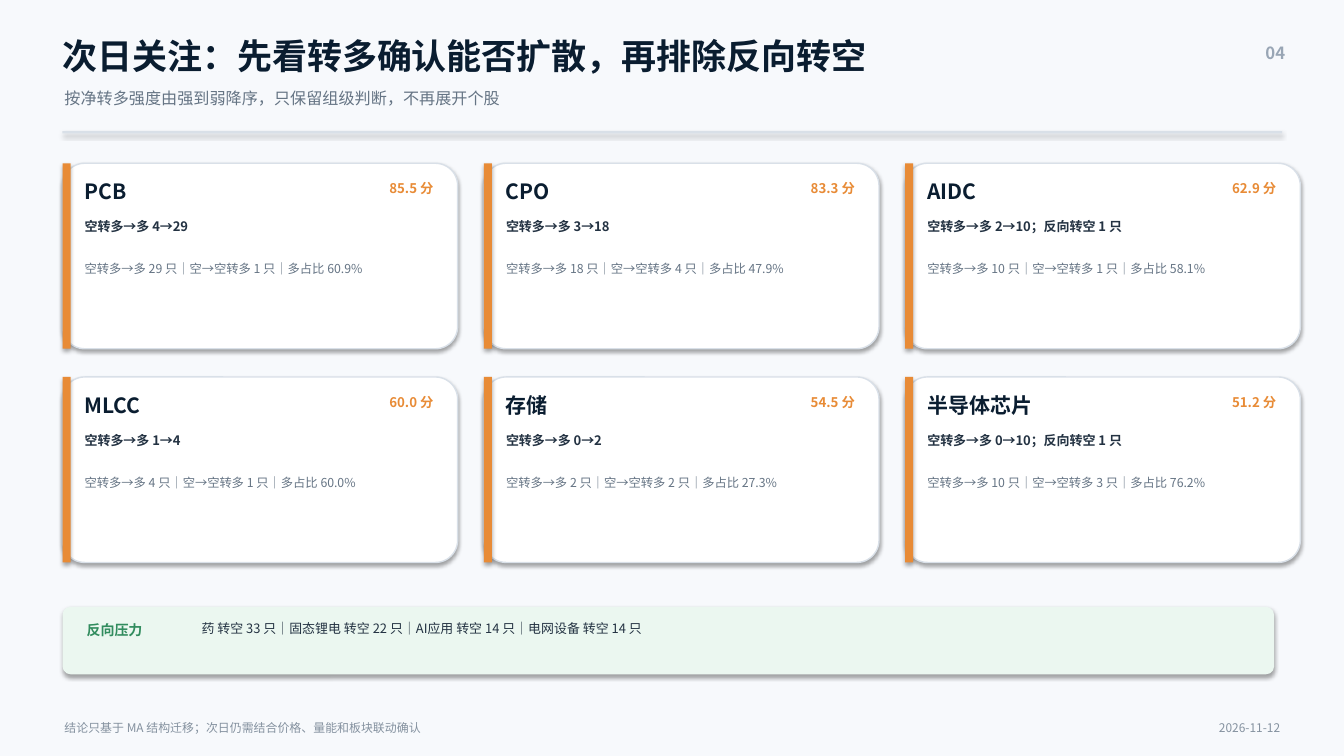
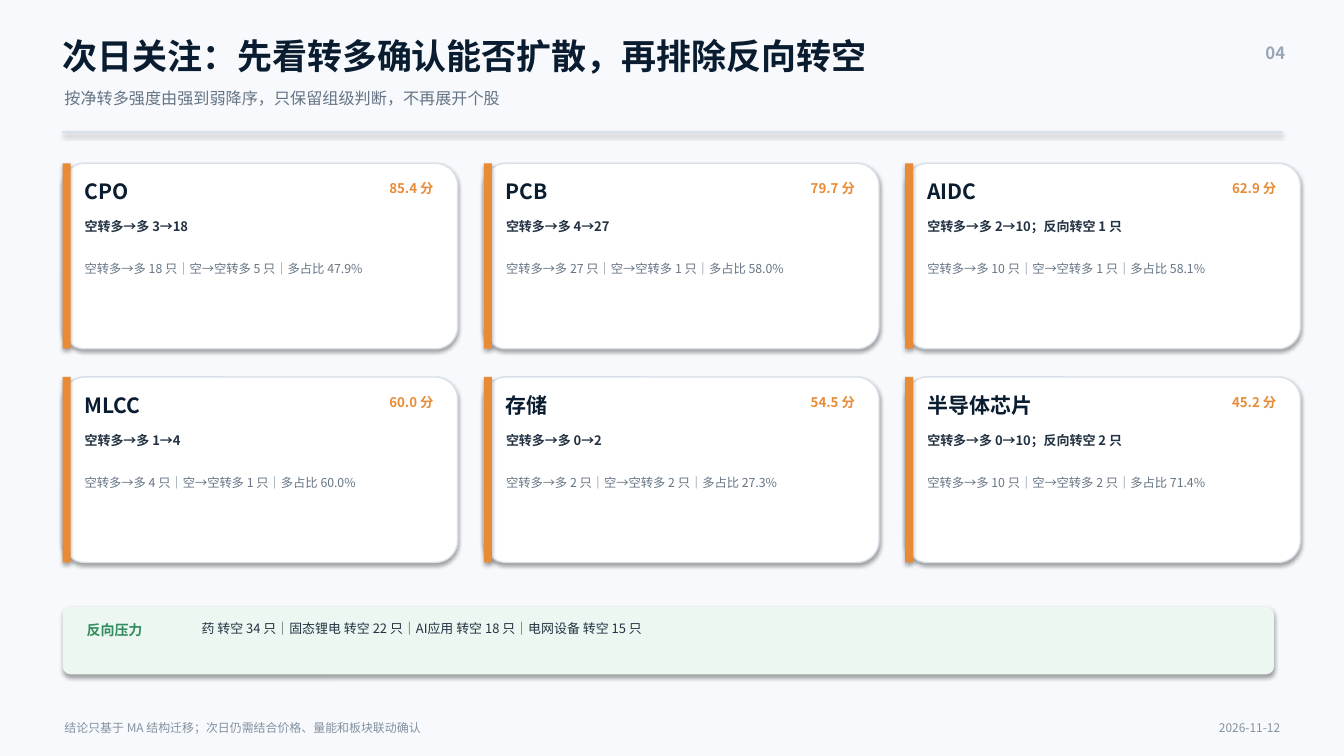
Before and after one commit to nancybhc/a-share-blast-lab, a slide deck: slide 4 of assets/多空阶段简报_2026-11-12.pptx. Drawn at 1344x756 pixels with LibreOffice and Linux fonts; fonts in the diff are those of the drawing. Boxes give left, top, right and bottom in pixels: in the first picture for what was removed or moved away, otherwise in the second. Text is boxed around its words. In the diff, an @@ line names an element or a change of style, - is before the commit and + after.

```diff
--- a/assets/多空阶段简报_2026-11-12.pptx
+++ b/assets/多空阶段简报_2026-11-12.pptx
@@ text at (x1=85, y1=183, x2=129, y2=200): text changed @@
-PCB
+CPO
@@ text at (x1=389, y1=182, x2=433, y2=194): text changed @@
-85.5 分
+85.4 分
@@ text at (x1=506, y1=183, x2=548, y2=200): text changed @@
-CPO
+PCB
@@ text at (x1=811, y1=182, x2=855, y2=194): text changed @@
-83.3 分
+79.7 分
@@ text at (x1=85, y1=220, x2=188, y2=232): text changed @@
-空转多→多 4→29
+空转多→多 3→18
@@ text at (x1=506, y1=220, x2=610, y2=232): text changed @@
-空转多→多 3→18
+空转多→多 4→27
@@ text at (x1=85, y1=262, x2=362, y2=274): text changed @@
-空转多→多 29 只｜空→空转多 1 只｜多占比 60.9%
+空转多→多 18 只｜空→空转多 5 只｜多占比 47.9%
@@ text at (x1=506, y1=262, x2=784, y2=274): text changed @@
-空转多→多 18 只｜空→空转多 4 只｜多占比 47.9%
+空转多→多 27 只｜空→空转多 1 只｜多占比 58.0%
@@ text at (x1=1232, y1=396, x2=1276, y2=408): text changed @@
-51.2 分
+45.2 分
@@ text at (x1=927, y1=434, x2=1122, y2=447): text changed @@
-空转多→多 0→10；反向转空 1 只
+空转多→多 0→10；反向转空 2 只
@@ text at (x1=927, y1=476, x2=1205, y2=488): text changed @@
-空转多→多 10 只｜空→空转多 3 只｜多占比 76.2%
+空转多→多 10 只｜空→空转多 2 只｜多占比 71.4%
@@ text at (x1=202, y1=622, x2=642, y2=635): text changed @@
-药 转空 33 只｜固态锂电 转空 22 只｜AI应用 转空 14 只｜电网设备 转空 14 只
+药 转空 34 只｜固态锂电 转空 22 只｜AI应用 转空 18 只｜电网设备 转空 15 只
```
Also in this commit, not shown: 3 other slides changed, 6 other files.
